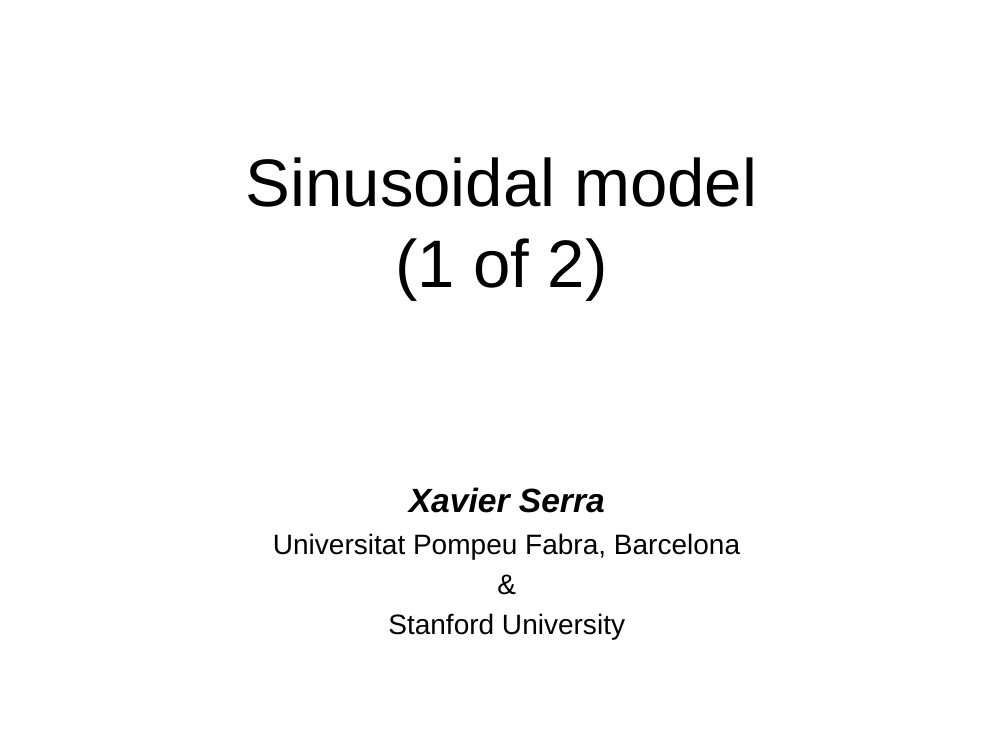
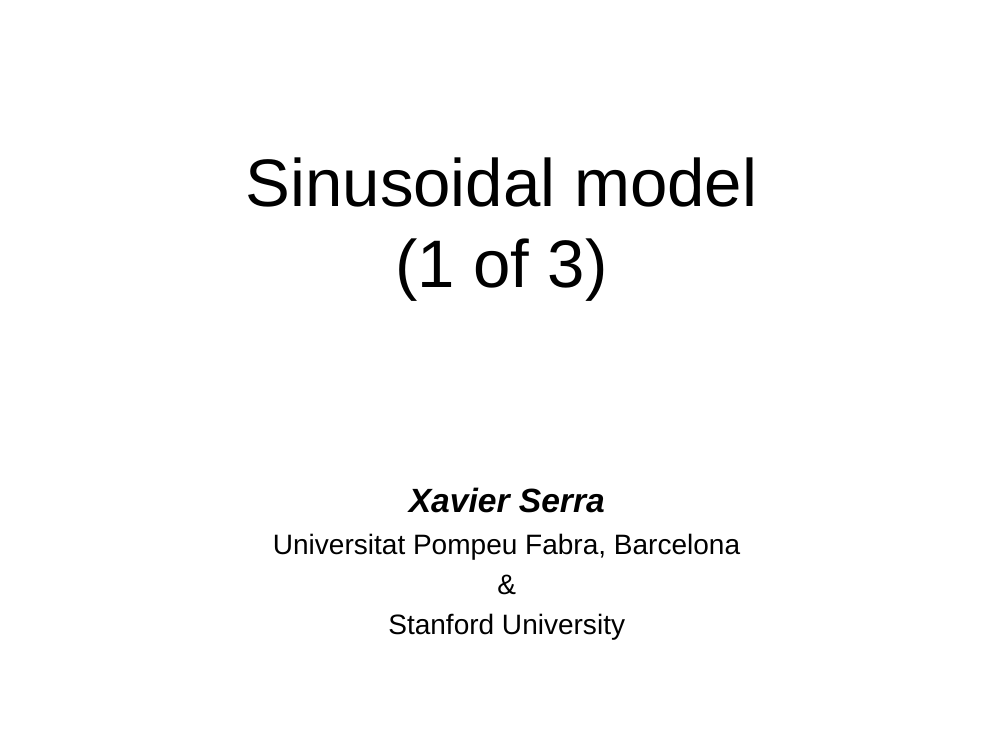
Before and after one commit to MTG/sms-tools, a slide deck: slide 1 of lectures/5-Sinusoidal-model/Sinusoidal-Model-1.odp. Drawn at 1008x756 pixels with LibreOffice and Linux fonts; fonts in the diff are those of the drawing. Boxes give left, top, right and bottom in pixels: in the first picture for what was removed or moved away, otherwise in the second. Text is boxed around its words. In the diff, an @@ line names an element or a change of style, - is before the commit and + after.

Commit message:
changes to lectures

```diff
--- a/lectures/5-Sinusoidal-model/Sinusoidal-Model-1.odp
+++ b/lectures/5-Sinusoidal-model/Sinusoidal-Model-1.odp
@@ title at (x1=246, y1=157, x2=757, y2=299): text changed @@
-Sinusoidal model
-(1 of 2)
+Sinusoidal model
+(1 of 3)
```
Also in this commit, not shown: 2 other slides changed, 9 slides removed, 7 other files.
